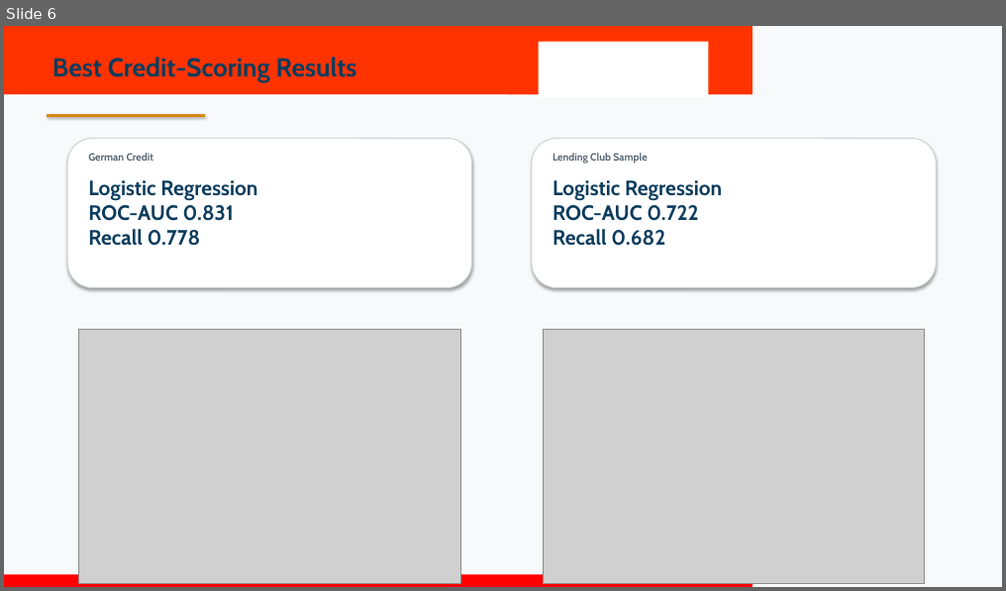
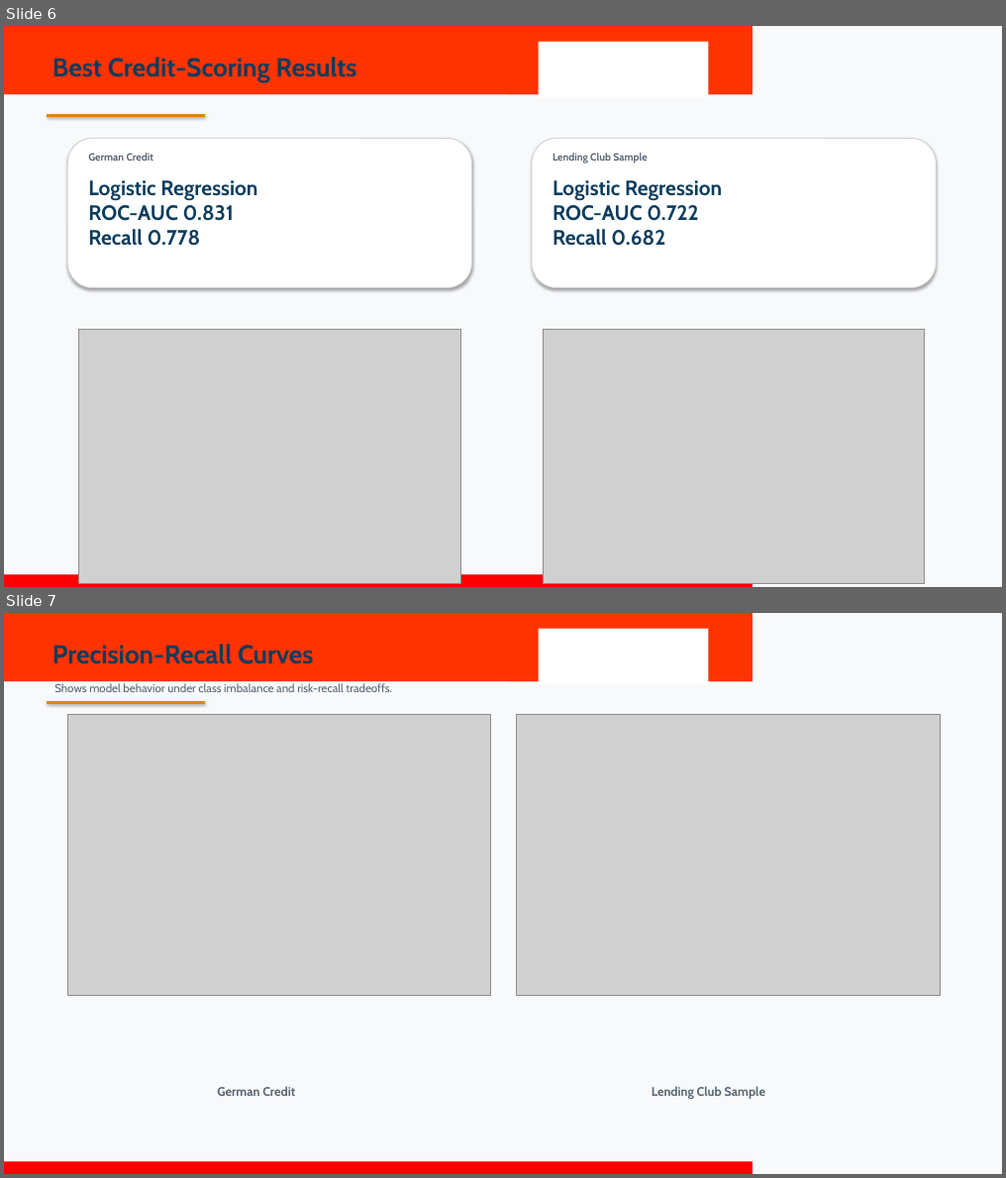
Before and after one commit to omsenpaiii/CreditScoringModel, a slide deck: Report and PPT/Final_COOP2_External_Presentation.pptx. Shown one above the other, each under a label of ours: slide 6 before the commit, slides 6 and 7 after it. The pictures are 1006x591 and 1006x1178 pixels, drawn with LibreOffice and Linux fonts; fonts in the diff are those of the drawing; grey boxes stand for pictures; background and template pictures are left out. Boxes give left, top, right and bottom in pixels: in the first picture for what was removed or moved away, otherwise in the second. Text is boxed around its words. In the diff, an @@ line names an element or a change of style, - is before the commit and + after.

Commit message:
Improve final report and presentation figures

```diff
--- a/Report and PPT/Final_COOP2_External_Presentation.pptx
+++ b/Report and PPT/Final_COOP2_External_Presentation.pptx
@@ slide 7 added at [4,613,1002,1174], background #F7F9FB; not listed: 4 template elements that a slide beside it also shows @@
@@ text added at [53,644,313,664], 25 pt, text #0B3C5D, bold @@
+Precision-Recall Curves
@@ rectangle added at [48,701,205,703], fill #D68910, outline #D68910 0.75 pt @@
@@ text added at [54,683,392,692], 11 pt, text #566573 @@
+Shows model behavior under class imbalance and risk-recall tradeoffs.
@@ picture added at [67,714,491,996] @@
@@ picture added at [517,714,940,996] @@
@@ text added at [217,1086,295,1096], 12 pt, text #566573, bold @@
+German Credit
@@ text added at [651,1086,765,1099], 12 pt, text #566573, bold @@
+Lending Club Sample
```
Also in this commit, not shown: 3 slides changed, 1 other slide added, 4 other files.
